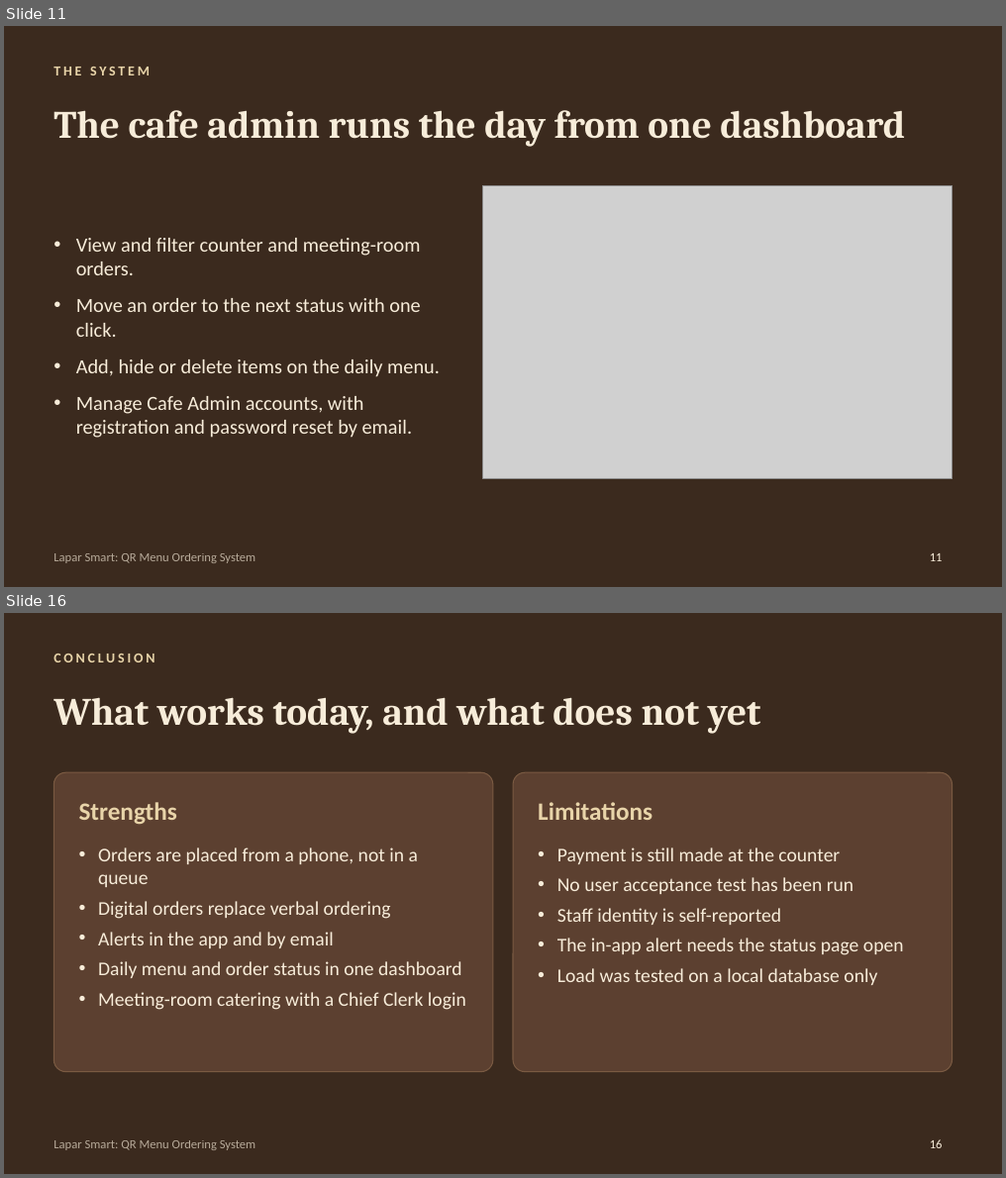
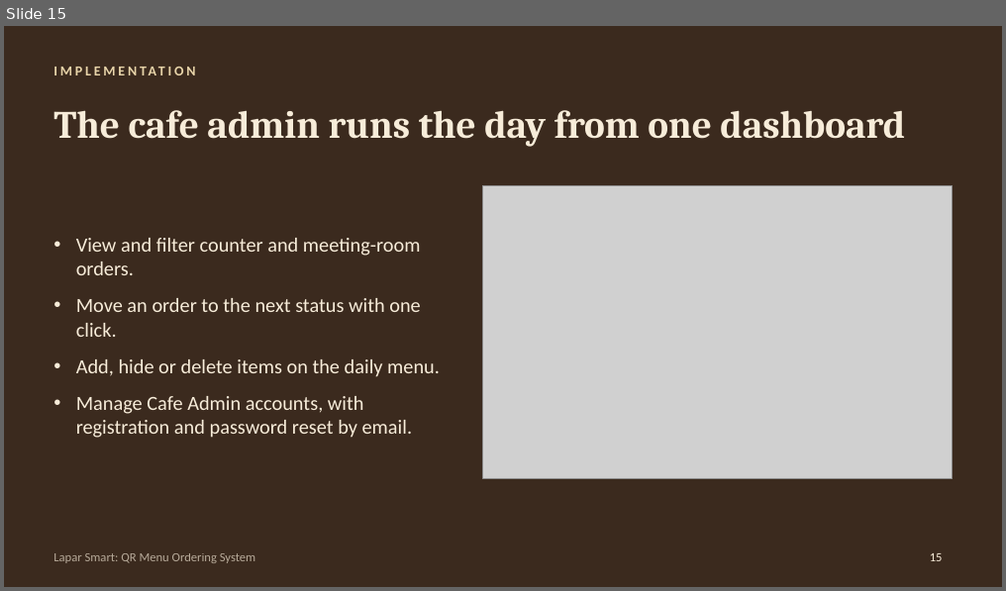
Before and after one commit to ras22hid/lapar-smart, a slide deck: app/static/presentation/LaparSmart_Presentation.pptx. Shown one above the other, each under a label of ours: slides 11 and 16 before the commit, slide 15 after it; the slides between them are not shown. The pictures are 1006x1178 and 1006x591 pixels, drawn with LibreOffice and Linux fonts; fonts in the diff are those of the drawing; grey boxes stand for pictures. Boxes give left, top, right and bottom in pixels: in the first picture for what was removed or moved away, otherwise in the second. Text is boxed around its words. In the diff, an @@ line names an element or a change of style, - is before the commit and + after.

```diff
--- a/app/static/presentation/LaparSmart_Presentation.pptx
+++ b/app/static/presentation/LaparSmart_Presentation.pptx
@@ slide 16 removed at (4,613,1002,1174), background #3B2A1E; not listed: 1 template element that a slide beside it also shows @@
@@ text removed at (54,654,154,663) @@
-CONCLUSION
@@ title removed at (54,697,761,734) @@
-What works today, and what does not yet
@@ rounded rectangle removed at (54,772,493,1072) @@
@@ rounded rectangle removed at (513,772,952,1072) @@
@@ text removed at (79,802,177,824) @@
-Strengths
@@ text removed at (538,802,652,820) @@
-Limitations
@@ text removed at (98,848,466,1010) @@
-• Orders are placed from a phone, not in a queue
-• Digital orders replace verbal ordering
-• Alerts in the app and by email
-• Daily menu and order status in one dashboard
-• Meeting-room catering with a Chief Clerk login
@@ text removed at (557,848,904,985) @@
-• Payment is still made at the counter
-• No user acceptance test has been run
-• Staff identity is self-reported
-• The in-app alert needs the status page open
-• Load was tested on a local database only
@@ page number removed at (930,1140,943,1149) @@
-16
@@ what was slide 11 is now slide 15 @@
@@ slide 15 changed as well @@
@@ text at (54,67,150,76): text changed @@
-THE SYSTEM
+IMPLEMENTATION
```
Also in this commit, not shown: 11 other slides changed, 8 slides added, 4 other slides removed, 4 other files.
